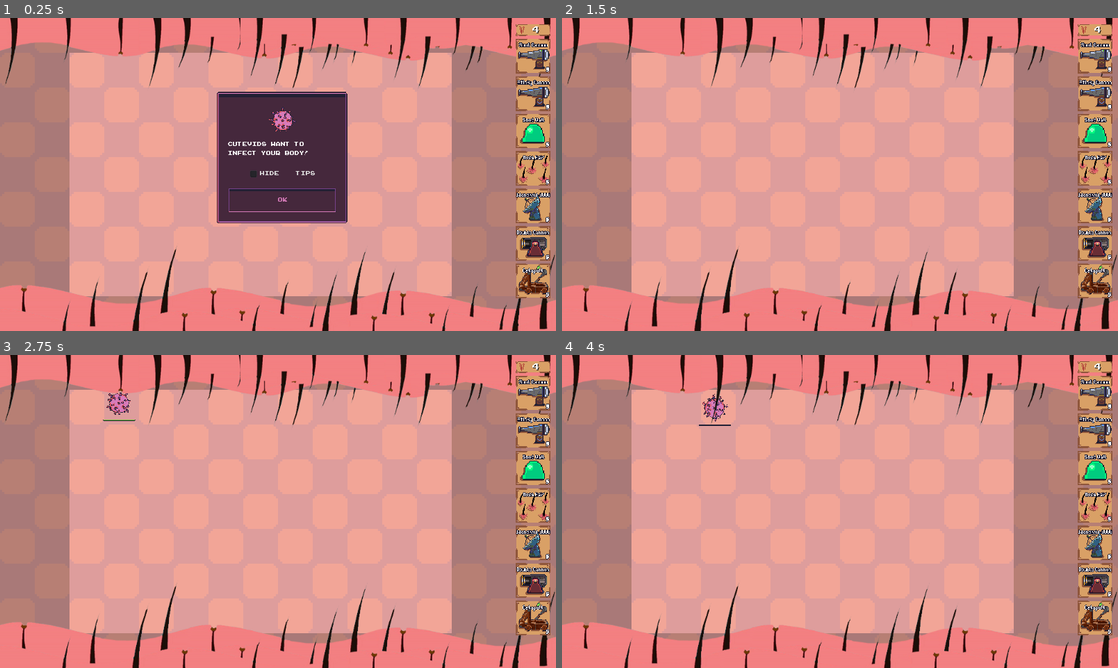
Above: before the commit, frames 1-4 (two rows, left to right).
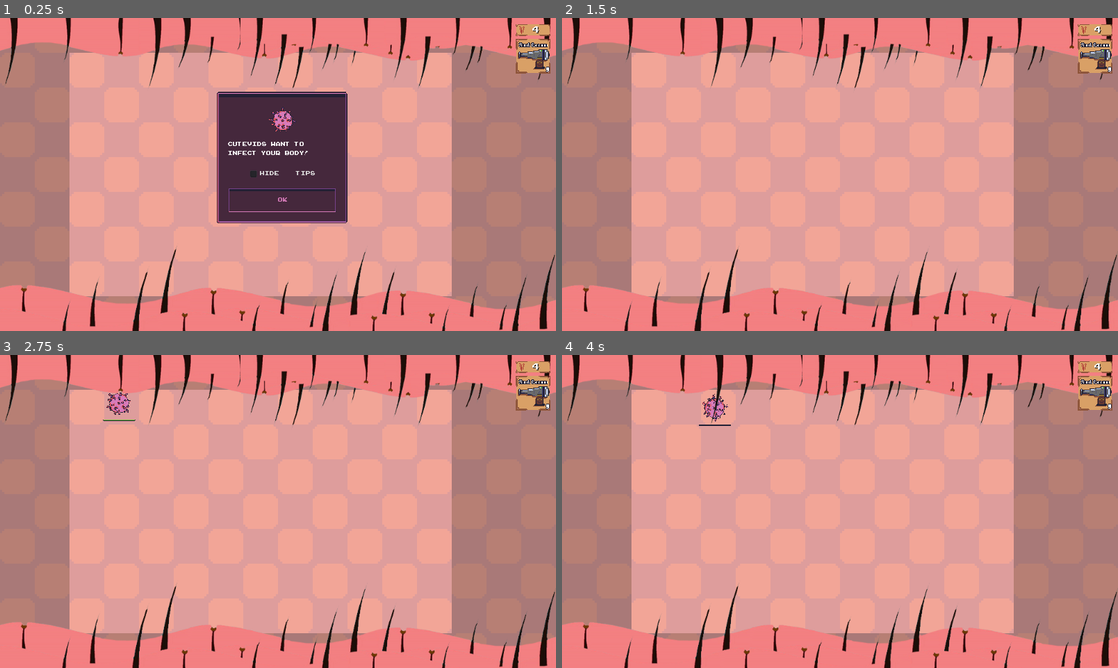
Above: after the commit, the same moments.

Repository: TeamKebab/GodotWildJam23
Game: Godot game, scene res://src/Main.tscn
The game is run twice, just before and just after one commit, with the same random seed, the same clock (stepped at 60 frames per second) and the same inputs. Sound files missing from this copy of the repository are replaced by a short silence.
Inputs (mouse positions are in pixels of both pictures, inside the frame that each line leads up to; where the layout moved, square brackets give the same spot in the first picture):
- Up to frame 1 (0.25 s): no input
- Up to frame 2 (1.5 s): click "Ok" at 0.5 s; click (1095, 55) at 1.25 s
- Up to frame 3 (2.75 s): click (533, 392) [533, 430] at 2 s
- Up to frame 4 (4 s): click (1095, 392) [1095, 467] at 2.75 s; click (1095, 392) [1095, 505] at 3.5 s

The runs differ from the first frame. In frame 1, 4.0% of the frame differs, in the area x 92-99%, y 18-90%; in frame 2, 4.0%; in frame 3, 4.0%; in frame 4, 4.0%.

Commit message:
fix error logs

Diff:
--- a/src/Main.tscn
+++ b/src/Main.tscn
@@ -172,14 +172,15 @@
 }
 
 [node name="ButtonContainer" type="VBoxContainer" parent="GUI/ToolBar/VBoxContainer"]
-margin_left = 940.0
+margin_left = 1004.0
 margin_top = 29.0
 margin_right = 1004.0
-margin_bottom = 507.0
+margin_bottom = 29.0
 size_flags_horizontal = 8
 custom_constants/separation = 5
 
 [node name="CannonButton" parent="GUI/ToolBar/VBoxContainer/ButtonContainer" instance=ExtResource( 7 )]
+visible = false
 anchor_left = 0.0
 anchor_top = 0.0
 anchor_right = 0.0
@@ -196,14 +197,15 @@
 placeholder_type = ExtResource( 8 )
 
 [node name="StickyButton" parent="GUI/ToolBar/VBoxContainer/ButtonContainer" instance=ExtResource( 7 )]
-anchor_left = 0.0
-anchor_top = 0.0
-anchor_right = 0.0
-anchor_bottom = 0.0
-margin_left = 0.0
-margin_top = 69.0
-margin_right = 64.0
-margin_bottom = 133.0
+visible = false
+anchor_left = 0.0
+anchor_top = 0.0
+anchor_right = 0.0
+anchor_bottom = 0.0
+margin_left = 0.0
+margin_top = 0.0
+margin_right = 64.0
+margin_bottom = 64.0
 texture_normal = ExtResource( 25 )
 texture_pressed = ExtResource( 25 )
 texture_hover = ExtResource( 25 )
@@ -212,14 +214,15 @@
 placeholder_type = ExtResource( 3 )
 
 [node name="WallButton" parent="GUI/ToolBar/VBoxContainer/ButtonContainer" instance=ExtResource( 7 )]
-anchor_left = 0.0
-anchor_top = 0.0
-anchor_right = 0.0
-anchor_bottom = 0.0
-margin_left = 0.0
-margin_top = 138.0
-margin_right = 64.0
-margin_bottom = 202.0
+visible = false
+anchor_left = 0.0
+anchor_top = 0.0
+anchor_right = 0.0
+anchor_bottom = 0.0
+margin_left = 0.0
+margin_top = 0.0
+margin_right = 64.0
+margin_bottom = 64.0
 texture_normal = ExtResource( 21 )
 texture_pressed = ExtResource( 21 )
 texture_hover = ExtResource( 21 )
@@ -228,14 +231,15 @@
 placeholder_type = ExtResource( 14 )
 
 [node name="HairButton" parent="GUI/ToolBar/VBoxContainer/ButtonContainer" instance=ExtResource( 7 )]
-anchor_left = 0.0
-anchor_top = 0.0
-anchor_right = 0.0
-anchor_bottom = 0.0
-margin_left = 0.0
-margin_top = 207.0
-margin_right = 64.0
-margin_bottom = 271.0
+visible = false
+anchor_left = 0.0
+anchor_top = 0.0
+anchor_right = 0.0
+anchor_bottom = 0.0
+margin_left = 0.0
+margin_top = 0.0
+margin_right = 64.0
+margin_bottom = 64.0
 texture_normal = ExtResource( 23 )
 texture_pressed = ExtResource( 23 )
 texture_hover = ExtResource( 23 )
@@ -244,14 +248,15 @@
 placeholder_type = ExtResource( 17 )
 
 [node name="IdentividButton" parent="GUI/ToolBar/VBoxContainer/ButtonContainer" instance=ExtResource( 7 )]
-anchor_left = 0.0
-anchor_top = 0.0
-anchor_right = 0.0
-anchor_bottom = 0.0
-margin_left = 0.0
-margin_top = 276.0
-margin_right = 64.0
-margin_bottom = 340.0
+visible = false
+anchor_left = 0.0
+anchor_top = 0.0
+anchor_right = 0.0
+anchor_bottom = 0.0
+margin_left = 0.0
+margin_top = 0.0
+margin_right = 64.0
+margin_bottom = 64.0
 texture_normal = ExtResource( 29 )
 texture_pressed = ExtResource( 29 )
 texture_hover = ExtResource( 29 )
@@ -260,14 +265,15 @@
 placeholder_type = ExtResource( 13 )
 
 [node name="DoubleButton" parent="GUI/ToolBar/VBoxContainer/ButtonContainer" instance=ExtResource( 7 )]
-anchor_left = 0.0
-anchor_top = 0.0
-anchor_right = 0.0
-anchor_bottom = 0.0
-margin_left = 0.0
-margin_top = 345.0
-margin_right = 64.0
-margin_bottom = 409.0
+visible = false
+anchor_left = 0.0
+anchor_top = 0.0
+anchor_right = 0.0
+anchor_bottom = 0.0
+margin_left = 0.0
+margin_top = 0.0
+margin_right = 64.0
+margin_bottom = 64.0
 texture_normal = ExtResource( 27 )
 texture_pressed = ExtResource( 27 )
 texture_hover = ExtResource( 27 )
@@ -276,14 +282,15 @@
 placeholder_type = ExtResource( 32 )
 
 [node name="CatapultButton" parent="GUI/ToolBar/VBoxContainer/ButtonContainer" instance=ExtResource( 7 )]
-anchor_left = 0.0
-anchor_top = 0.0
-anchor_right = 0.0
-anchor_bottom = 0.0
-margin_left = 0.0
-margin_top = 414.0
-margin_right = 64.0
-margin_bottom = 478.0
+visible = false
+anchor_left = 0.0
+anchor_top = 0.0
+anchor_right = 0.0
+anchor_bottom = 0.0
+margin_left = 0.0
+margin_top = 0.0
+margin_right = 64.0
+margin_bottom = 64.0
 texture_normal = ExtResource( 31 )
 texture_pressed = ExtResource( 31 )
 texture_hover = ExtResource( 31 )
--- a/src/WaveSpawner.gd
+++ b/src/WaveSpawner.gd
@@ -27,8 +27,6 @@
 	var virus = hurtbox.get_parent()
 
 	remove_child(virus)
-
-	emit_signal("virus_destroyed", virus)
 
 	var children_left = get_child_count()
 
--- a/src/entities/virus/Virus.gd
+++ b/src/entities/virus/Virus.gd
@@ -181,18 +181,22 @@
 
 
 func _die() -> void:
+	call_deferred("_drop_antibodies")
+
+	dying_sound.play()
+	hide()
+
+
+	yield(dying_sound, "finished")
+
+	# todo: use variable for $HurtBox
+	emit_signal("destroyed", $HurtBox)
+	queue_free()
+
+
+func _drop_antibodies():
 	var antibodies = AntiBodies.instance()
+	antibodies_container.add_child(antibodies)
 	antibodies.amount = antibodies_amount
 	antibodies.global_position = global_position
 	antibodies.global_position.y += randi() % 32 - 16
-	antibodies_container.add_child(antibodies)
-
-	dying_sound.play()
-	hide()
-
-
-	yield(dying_sound, "finished")
-
-	# todo: use variable for $HurtBox
-	emit_signal("destroyed", $HurtBox)
-	queue_free()
--- a/src/resources/SnotCannon.tres
+++ b/src/resources/SnotCannon.tres
@@ -8,31 +8,31 @@
 
 [sub_resource type="AtlasTexture" id=2]
 atlas = ExtResource( 1 )
-region = Rect2( 512, 0, 128, 64 )
+region = Rect2( 0, 0, 128, 64 )
 
 [sub_resource type="AtlasTexture" id=3]
 atlas = ExtResource( 1 )
-region = Rect2( 640, 0, 128, 64 )
+region = Rect2( 128, 0, 128, 64 )
 
 [sub_resource type="AtlasTexture" id=4]
 atlas = ExtResource( 1 )
-region = Rect2( 768, 0, 128, 64 )
+region = Rect2( 256, 0, 128, 64 )
 
 [sub_resource type="AtlasTexture" id=5]
 atlas = ExtResource( 1 )
-region = Rect2( 0, 0, 128, 64 )
+region = Rect2( 384, 0, 128, 64 )
 
 [sub_resource type="AtlasTexture" id=6]
 atlas = ExtResource( 1 )
-region = Rect2( 128, 0, 128, 64 )
+region = Rect2( 512, 0, 128, 64 )
 
 [sub_resource type="AtlasTexture" id=7]
 atlas = ExtResource( 1 )
-region = Rect2( 256, 0, 128, 64 )
+region = Rect2( 640, 0, 128, 64 )
 
 [sub_resource type="AtlasTexture" id=8]
 atlas = ExtResource( 1 )
-region = Rect2( 384, 0, 128, 64 )
+region = Rect2( 768, 0, 128, 64 )
 
 [resource]
 animations = [ {
@@ -41,13 +41,13 @@
 "name": "idle",
 "speed": 5.0
 }, {
-"frames": [ SubResource( 2 ), SubResource( 3 ), SubResource( 4 ) ],
+"frames": [ SubResource( 2 ), SubResource( 3 ), SubResource( 4 ), SubResource( 5 ) ],
+"loop": false,
+"name": "charge",
+"speed": 5.0
+}, {
+"frames": [ SubResource( 6 ), SubResource( 7 ), SubResource( 8 ) ],
 "loop": false,
 "name": "shot",
 "speed": 15.0
-}, {
-"frames": [ SubResource( 5 ), SubResource( 6 ), SubResource( 7 ), SubResource( 8 ) ],
-"loop": false,
-"name": "charge",
-"speed": 5.0
 } ]
